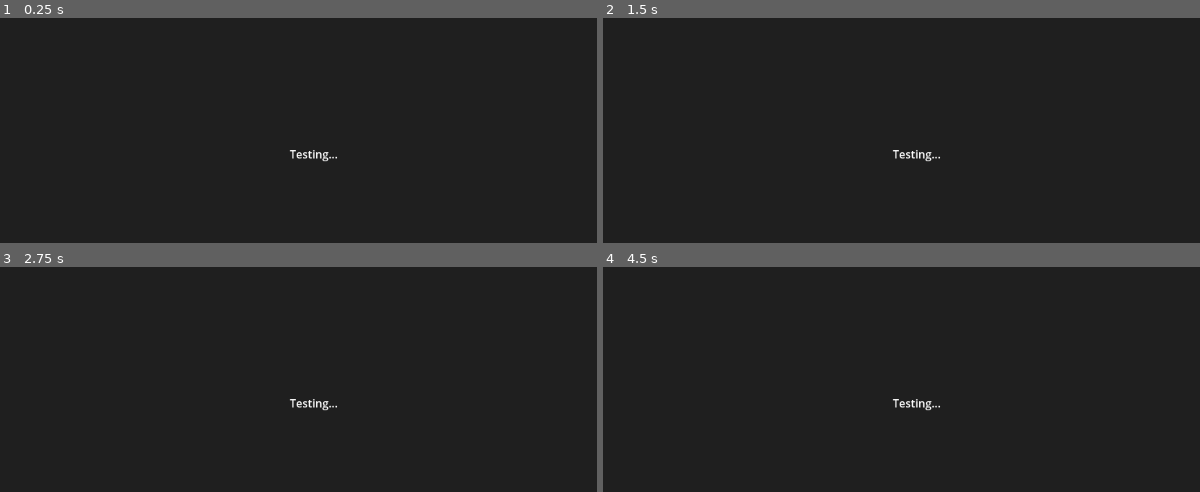
Above: before the commit, frames 1-4 (two rows, left to right).
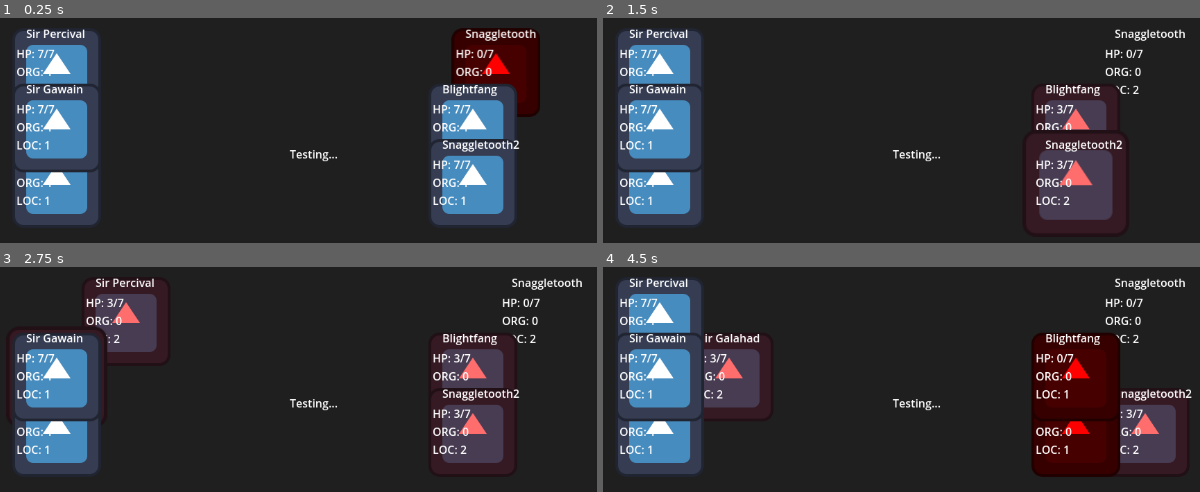
Above: after the commit, the same moments.

Repository: Jack41784090/try-1-gd
Game: Godot game, scene res://scenes/demos/squad_battle_demo.tscn
The game is run twice, just before and just after one commit, with the same random seed, the same clock (stepped at 60 frames per second) and the same inputs. This scene is started directly instead of the project's main scene. The engine's default icon, where the game draws it, is replaced by a stand-in: a white triangle on a blue panel in a dark square.
Inputs:
- Up to frame 1 (0.25 s): no input
- Up to frame 2 (1.5 s): no input
- Up to frame 3 (2.75 s): no input
- Up to frame 4 (4.5 s): tap Enter at 3.5 s

The runs differ from the first frame. In frame 1, 25% of the frame differs, in the area x 2-91%, y 4-92%; in frame 2, 18%; in frame 3, 17%; in frame 4, 27%, in the area x 2-99%, y 4-94%.
Error before the commit: Parse Error: Could not find type "SquadBattleGraphics" in the current scope. (res://src/demos/squad_battle_demo.gd:5)

Commit message:
Refactor squad battle demo for async processing and expanded setup

Diff:
--- a/src/demos/squad_battle_demo.gd
+++ b/src/demos/squad_battle_demo.gd
@@ -1,8 +1,7 @@
 extends Node2D
 
-const Types = preload("res://src/squad_battle/types.gd")
 
-var gui: SquadBattleGraphics
+var gui: SquadBattleGraphicsNode
 var battle: SquadBattle
 var delay_between_rounds: float = 2.0
 var current_round_timer: float = 0.0
@@ -15,14 +14,18 @@
 	setup_battle()
 	is_running = true
 	print("Squad Battle Demo Started!")
+	process_round()
 
 func setup_battle():
-	var entity_stats1 = EntityBaseStats.new("warrior1", 15, 12, 10, 10, 12, 8, 8, 10, 9, 8, 12, 14)
-	var entity_stats2 = EntityBaseStats.new("warrior2", 14, 11, 9, 11, 11, 9, 7, 9, 8, 9, 11, 13)
-	var entity_stats3 = EntityBaseStats.new("mage1", 8, 10, 8, 9, 9, 16, 14, 12, 10, 11, 13, 10)
+	var entity_stats1 = EntityBaseStats.new()
+	var entity_stats2 = EntityBaseStats.new()
+	var entity_stats3 = EntityBaseStats.new()
+	var entity_stats4 = EntityBaseStats.new()
 
-	var entity_stats4 = EntityBaseStats.new("goblin1", 12, 10, 11, 12, 10, 6, 6, 7, 6, 7, 9, 11)
-	var entity_stats5 = EntityBaseStats.new("goblin2", 11, 9, 10, 11, 9, 6, 5, 6, 7, 6, 8, 10)
+	var entity_stats5 = EntityBaseStats.new()
+	var entity_stats6 = EntityBaseStats.new()
+	var entity_stats7 = EntityBaseStats.new()
+	var entity_stats8 = EntityBaseStats.new()
 
 	var squad1_config = {
 		"name": "Heroes Front",
@@ -33,7 +36,7 @@
 				"name": "Sir Galahad",
 				"stats": entity_stats1,
 				"team": "heroes",
-				"starting_location": Types.SquadEntityInSquadLocation.Front,
+				"starting_location": SquadBattleTypes.SquadEntityInSquadLocation.Front,
 				"logic_type": "frontline"
 			},
 			{
@@ -41,23 +44,24 @@
 				"name": "Sir Lancelot",
 				"stats": entity_stats2,
 				"team": "heroes",
-				"starting_location": Types.SquadEntityInSquadLocation.Front,
+				"starting_location": SquadBattleTypes.SquadEntityInSquadLocation.Front,
 				"logic_type": "frontline"
-			}
-		]
-	}
-
-	var squad2_config = {
-		"name": "Heroes Back",
-		"team": "heroes",
-		"entities": [
+			},
 			{
 				"player_id": 3,
-				"name": "Merlin",
+				"name": "Sir Percival",
 				"stats": entity_stats3,
 				"team": "heroes",
-				"starting_location": Types.SquadEntityInSquadLocation.Back,
-				"logic_type": "archer"
+				"starting_location": SquadBattleTypes.SquadEntityInSquadLocation.Front,
+				"logic_type": "frontline"
+			},
+			{
+				"player_id": 4,
+				"name": "Sir Gawain",
+				"stats": entity_stats4,
+				"team": "heroes",
+				"starting_location": SquadBattleTypes.SquadEntityInSquadLocation.Front,
+				"logic_type": "frontline"
 			}
 		]
 	}
@@ -67,48 +71,63 @@
 		"team": "monsters",
 		"entities": [
 			{
-				"player_id": 4,
+				"player_id": 5,
 				"name": "Grubnak",
-				"stats": entity_stats4,
+				"stats": entity_stats5,
 				"team": "monsters",
-				"starting_location": Types.SquadEntityInSquadLocation.Front,
+				"starting_location": SquadBattleTypes.SquadEntityInSquadLocation.Front,
 				"logic_type": "default"
 			},
 			{
-				"player_id": 5,
+				"player_id": 6,
 				"name": "Snaggletooth",
-				"stats": entity_stats5,
+				"stats": entity_stats6,
 				"team": "monsters",
-				"starting_location": Types.SquadEntityInSquadLocation.Front,
+				"starting_location": SquadBattleTypes.SquadEntityInSquadLocation.Front,
 				"logic_type": "default"
+			},
+			{
+				"player_id": 7,
+				"name": "Blightfang",
+				"stats": entity_stats7,
+				"team": "heroes",
+				"starting_location": SquadBattleTypes.SquadEntityInSquadLocation.Front,
+				"logic_type": "frontline"
+			},
+			{
+				"player_id": 8,
+				"name": "Snaggletooth2",
+				"stats": entity_stats8,
+				"team": "heroes",
+				"starting_location": SquadBattleTypes.SquadEntityInSquadLocation.Front,
+				"logic_type": "frontline"
 			}
 		]
 	}
 
 	var battle_config = {
 		"teams": {
-			"heroes": [squad1_config, squad2_config],
+			"heroes": [squad1_config],
 			"monsters": [squad3_config]
 		}
 	}
 
 	battle = SquadBattle.new(battle_config)
-	gui = SquadBattleGraphics.new(battle)
-	# Important: Add GUI to scene tree so it can spawn visual entities
+	gui = SquadBattleGraphicsNode.new(battle)
 	add_child(gui)
 
-func _process(delta: float) -> void:
-	if not is_running:
-		return
+# func _process(delta: float) -> void:
+# 	if not is_running:
+# 		return
 
-	current_round_timer += delta
+# 	current_round_timer += delta
 
-	if current_round_timer >= delay_between_rounds:
-		current_round_timer = 0.0
-		process_round()
-		update_display()
+# 	if current_round_timer >= delay_between_rounds:
+# 		current_round_timer = 0.0
+# 		await process_round()
+# 		update_display()
 
-func process_round():
+func process_round() -> void:
 	if battle.check_victory():
 		print("=== BATTLE ENDED ===")
 		print_winner()
@@ -130,15 +149,16 @@
 	var updates = battle.squad_actions()
 
 	for update in updates:
-		if update.change.property == Types.EntityChangeable.CAPITULATE:
+		if update.change.property == SquadBattleTypes.EntityChangeable.CAPITULATE:
 			var entity = battle.get_entity_by_id(update.affected)
 			if entity:
 				last_round_capitulated.append(entity)
 
 	battle.squad_recoveries()
 
-	gui.process_updates(updates)
-
+	# Wait for all animations to complete before continuing
+	await gui.process_updates(updates)
+	process_round()
 	print("")
 
 func print_winner():
@@ -161,10 +181,10 @@
 			info += "  Squad: %s (%d entities)\n" % [squad.squad_name, squad.entities.size()]
 
 			for entity in squad.entities:
-				var hp = entity.get_changeable_stat_num(Types.EntityChangeable.HP)
-				var max_hp = entity.get_ceiling_changeable_stat(Types.EntityChangeable.HP)
-				var org = entity.get_changeable_stat_num(Types.EntityChangeable.ORG)
-				var loc = entity.get_changeable_stat_num(Types.EntityChangeable.LOC)
+				var hp = entity.get_changeable_stat_num(SquadBattleTypes.EntityChangeable.HP)
+				var max_hp = entity.get_ceiling_changeable_stat(SquadBattleTypes.EntityChangeable.HP)
+				var org = entity.get_changeable_stat_num(SquadBattleTypes.EntityChangeable.ORG)
+				var loc = entity.get_changeable_stat_num(SquadBattleTypes.EntityChangeable.LOC)
 				info += "    - %s: HP %.0f/%.0f, ORG %.0f, LOC %d\n" % [entity.entity_name, hp, max_hp, org, loc]
 
 		info += "\n"
